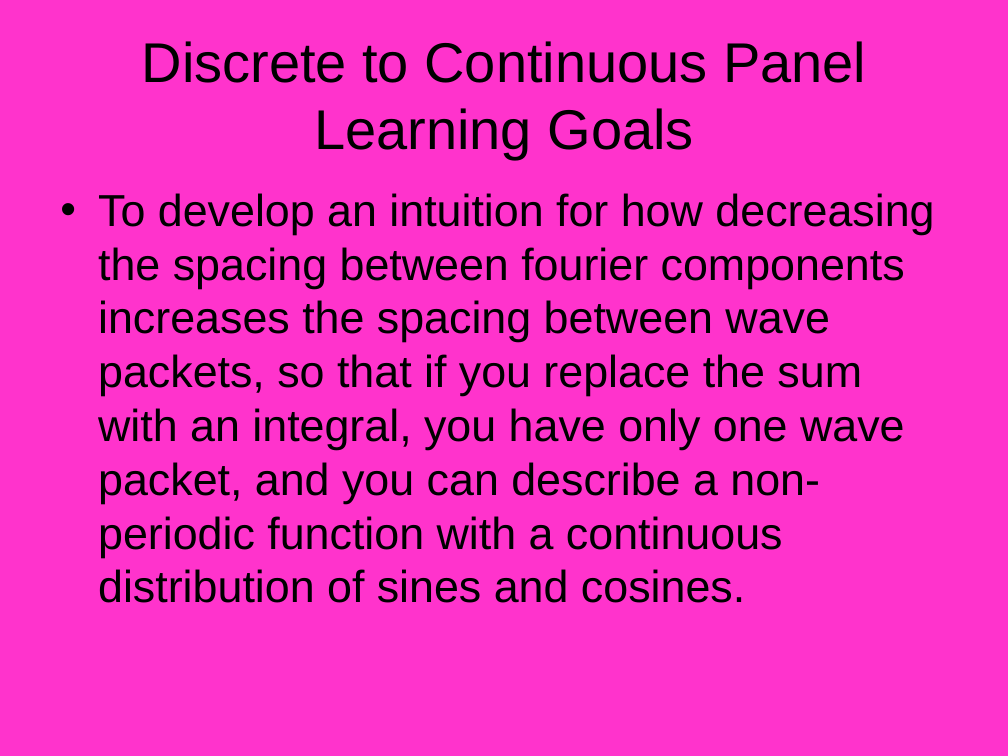
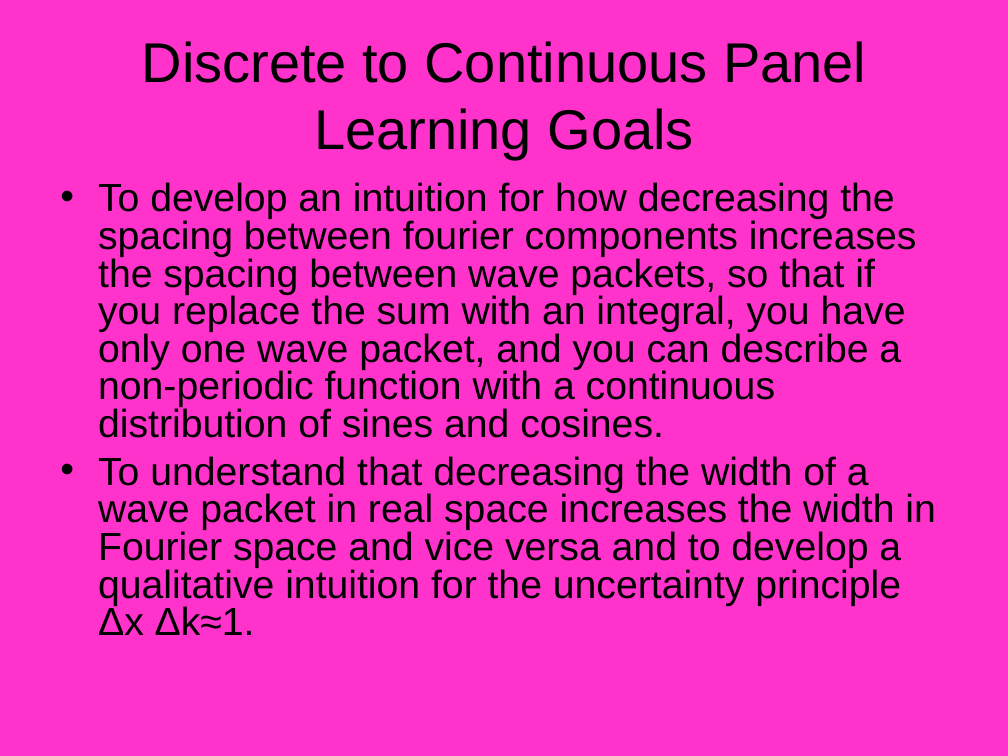
Before and after one commit to mleoking/PhET, a slide deck: slide 20 of fourier/doc/Fourier_Design_Outline.ppt (slide 10 before the commit). Drawn at 1008x756 pixels with LibreOffice and Linux fonts; fonts in the diff are those of the drawing. Boxes give left, top, right and bottom in pixels: in the first picture for what was removed or moved away, otherwise in the second. Text is boxed around its words. In the diff, an @@ line names an element or a change of style, - is before the commit and + after.

Commit message:
updated design from Sam McKagan, based on 5/4/2005 input from Fourier team

```diff
--- a/fourier/doc/Fourier_Design_Outline.ppt
+++ b/fourier/doc/Fourier_Design_Outline.ppt
@@ text at (98,182,917,438): size 32 to 28 pt in "To develop an intuition for how decreasing ..."; line spacing 1 to 0.8; less space between paragraphs @@
@@ text at (98,456,936,635): paragraph added @@
+• To understand that decreasing the width of a wave packet in real space increases the width in Fourier space and vice versa and to develop a qualitative intuition for the uncertainty principle Δx Δk≈1.
```
Also in this commit, not shown: 10 other slides changed, 16 slides added, 6 slides removed.
